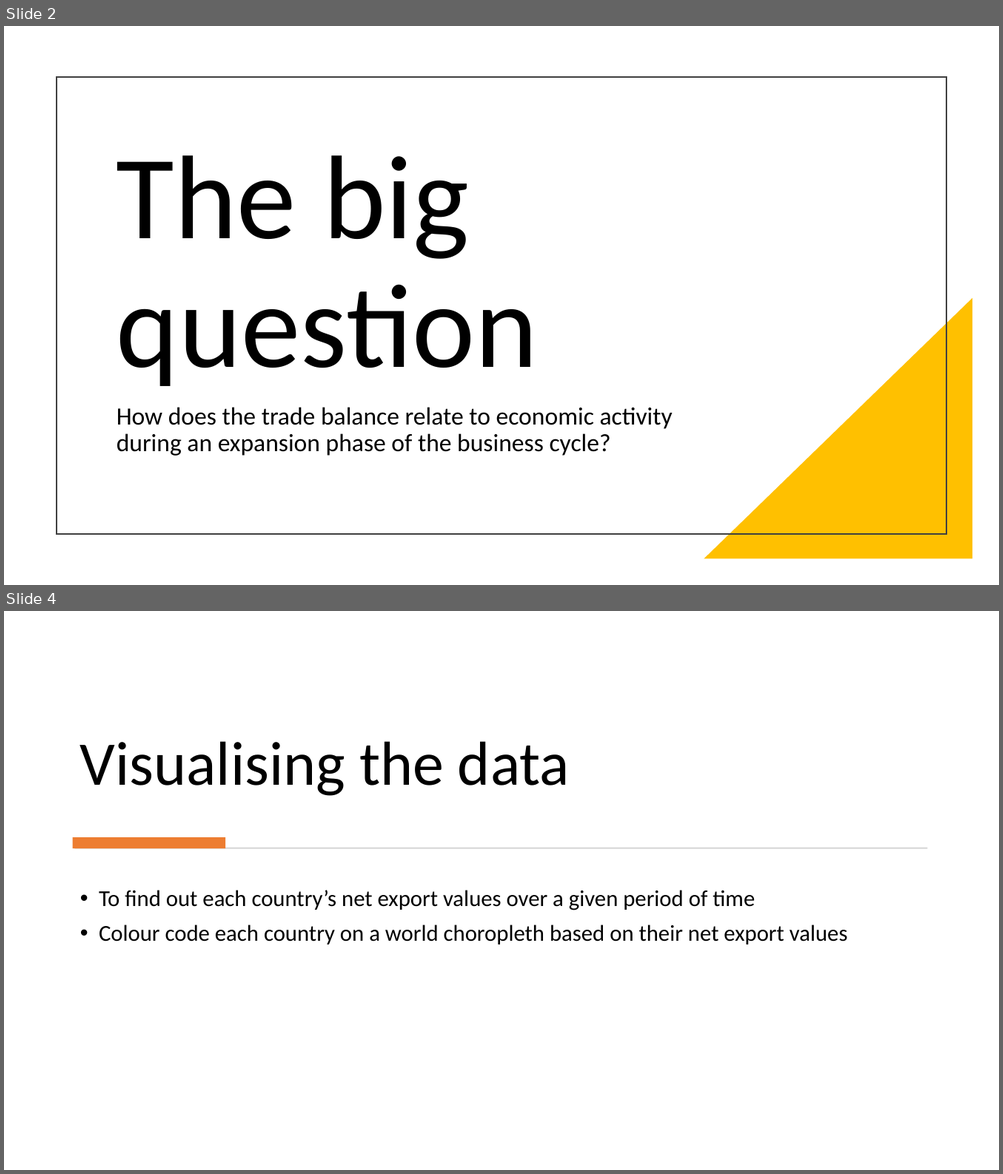
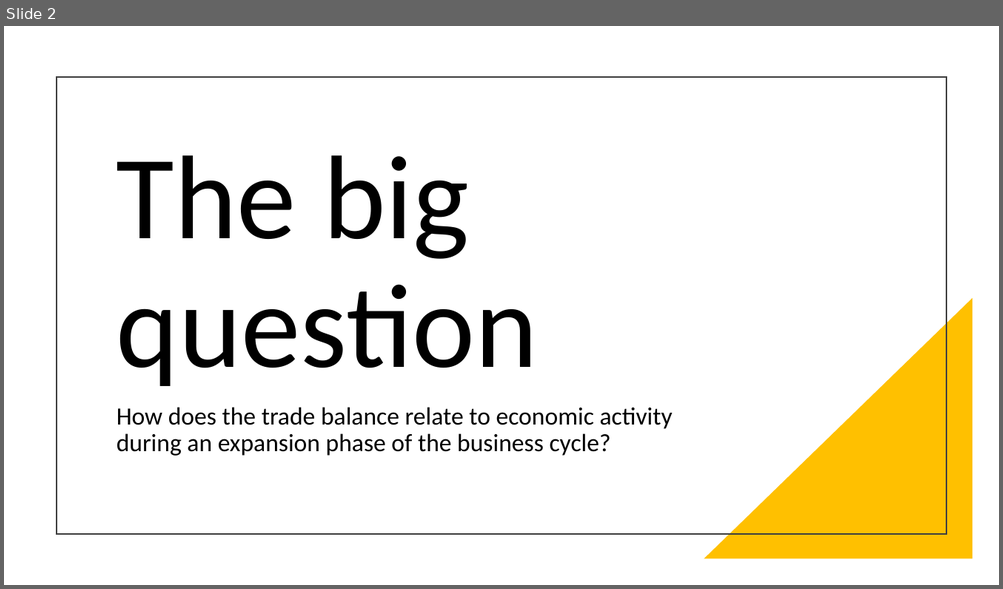
Before and after one commit to MATaylor0/data-viz-project, a slide deck: World Choropleth of Countries Trade Balance.pptx. Shown one above the other, each under a label of ours: slides 2 and 4 before the commit, slide 2 after it; the slides between them are not shown. The pictures are 1003x1174 and 1003x589 pixels, drawn with LibreOffice and Linux fonts; fonts in the diff are those of the drawing. Boxes give left, top, right and bottom in pixels: in the first picture for what was removed or moved away, otherwise in the second. Text is boxed around its words. In the diff, an @@ line names an element or a change of style, - is before the commit and + after.

```diff
--- a/World Choropleth of Countries Trade Balance.pptx
+++ b/World Choropleth of Countries Trade Balance.pptx
@@ slide 4 removed at (4, 611, 999, 1170), background #FFFFFF @@
@@ title removed at (80, 741, 569, 796) @@
-Visualising the data
@@ rectangle removed at (73, 838, 225, 849) @@
@@ rectangle removed at (75, 848, 928, 849) @@
@@ text removed at (99, 890, 848, 945) @@
-• To find out each country’s net export values over a given period of time
-• Colour code each country on a world choropleth based on their net export values
```
Also in this commit, not shown: 4 slides changed, 4 slides added, 11 other files.
